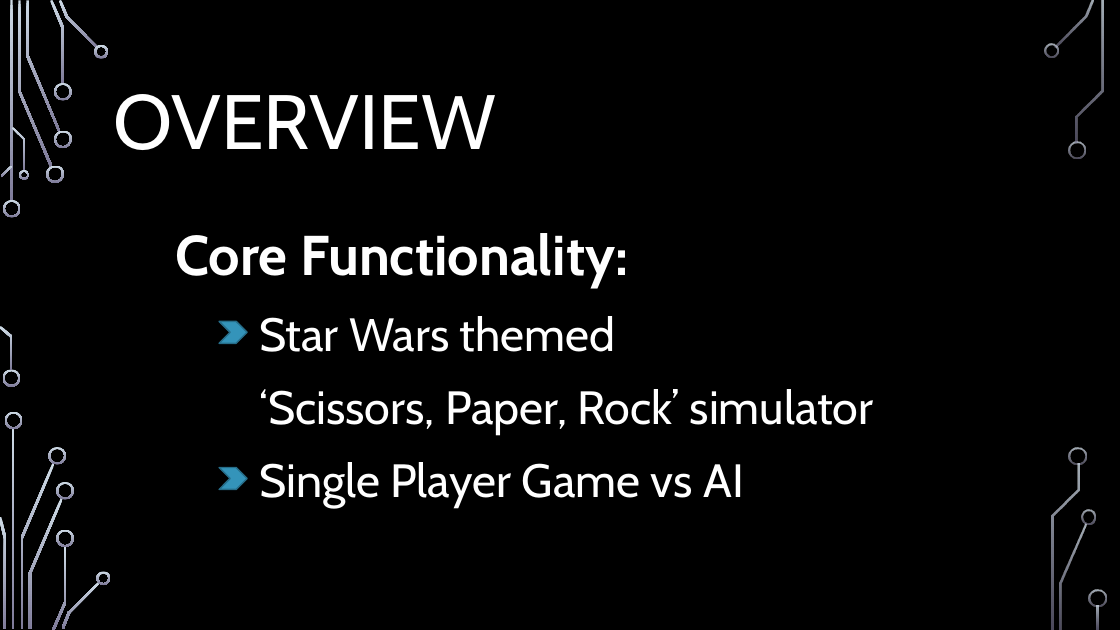
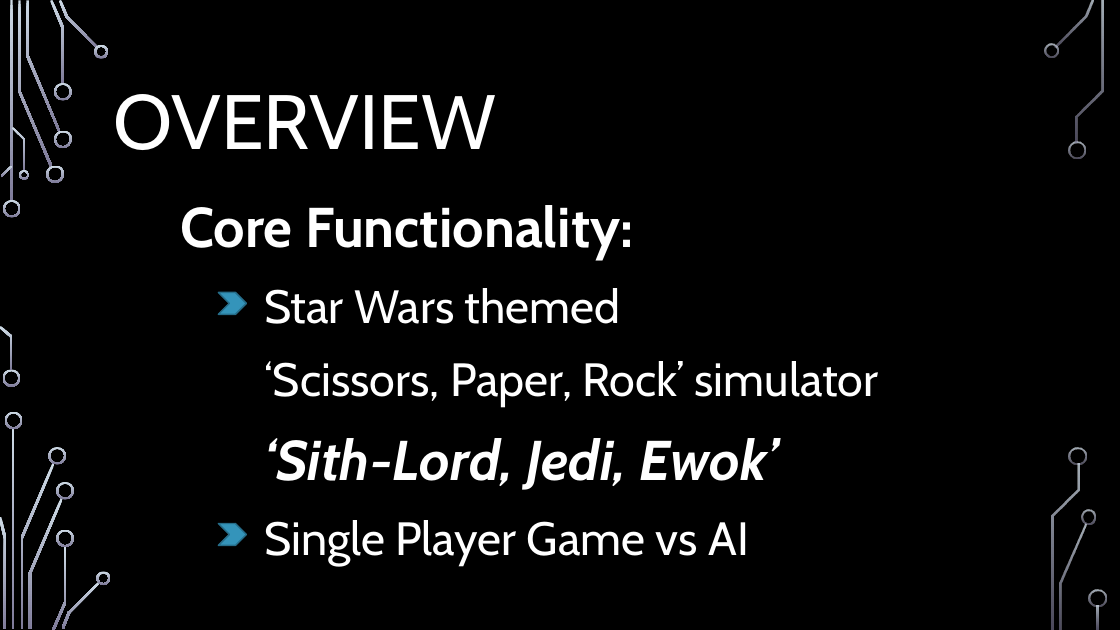
Before and after one commit to waldowred5/Sith-Lord-Jedi-Ewok, a slide deck: slide 3 of ppt/Terminal App Presentation.pptx. Drawn at 1120x630 pixels with LibreOffice and Linux fonts; fonts in the diff are those of the drawing; background and template pictures are left out. Boxes give left, top, right and bottom in pixels: in the first picture for what was removed or moved away, otherwise in the second. Text is boxed around its words. In the diff, an @@ line names an element or a change of style, - is before the commit and + after.

```diff
--- a/ppt/Terminal App Presentation.pptx
+++ b/ppt/Terminal App Presentation.pptx
@@ text "Core Functionality:": place and size @@
-text "Core Functionality:" at [175, 233, 874, 509]
+text "Core Functionality:" at [180, 205, 879, 566]
@@ chevron: place and size @@
-chevron at [219, 322, 247, 344]
+chevron at [218, 292, 246, 314]
@@ text at [264, 438, 779, 490]: paragraph added @@
+‘Sith-Lord, Jedi, Ewok’
@@ chevron: place and size @@
-chevron at [219, 468, 247, 490]
+chevron at [218, 523, 246, 545]
```
Also in this commit, not shown: 2 slides added, 2 other files.
